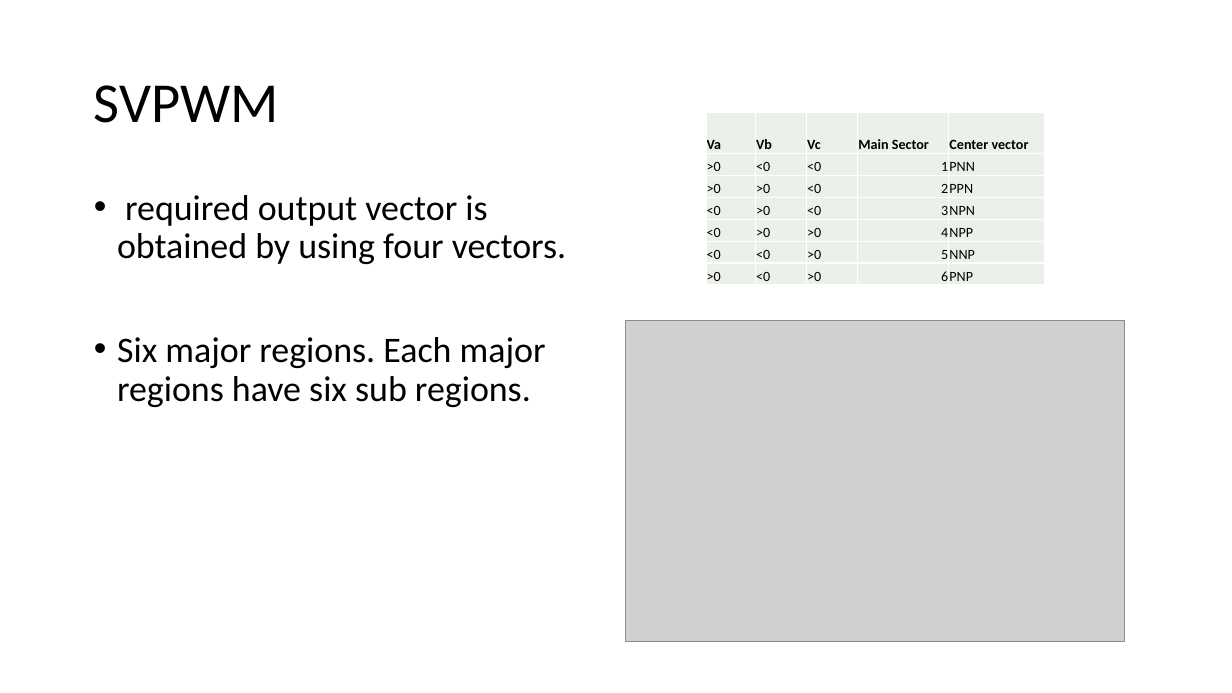
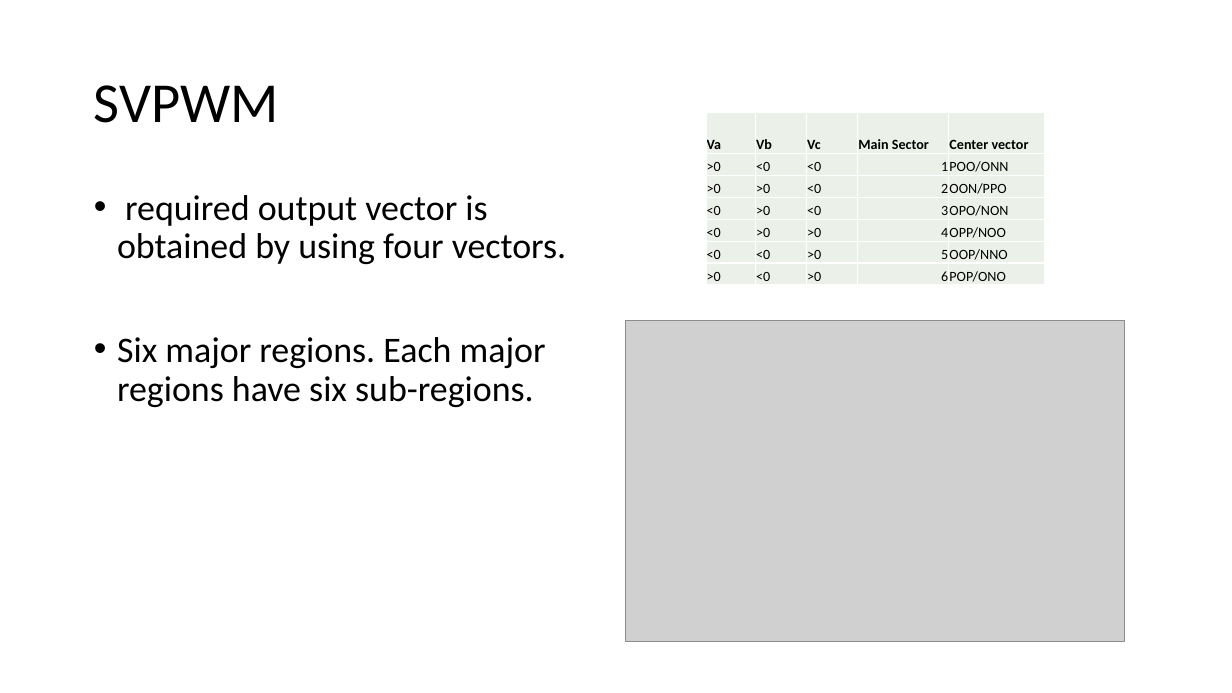
Before and after one commit to ahmetcan-akuz/Thesis, a slide deck: slide 9 of Reports/3-Level NPC Inverter Structure.pptx. Drawn at 1232x693 pixels with LibreOffice and Linux fonts; fonts in the diff are those of the drawing; grey boxes stand for pictures. Boxes give left, top, right and bottom in pixels: in the first picture for what was removed or moved away, otherwise in the second. Text is boxed around its words. In the diff, an @@ line names an element or a change of style, - is before the commit and + after.

Commit message:
SVPWM_tech

```diff
--- a/Reports/3-Level NPC Inverter Structure.pptx
+++ b/Reports/3-Level NPC Inverter Structure.pptx
@@ table at box(706, 113, 1045, 286) @@
-row 2, column 5: PNN
+row 2, column 5: POO/ONN
-row 3, column 5: PPN
+row 3, column 5: OON/PPO
-row 4, column 5: NPN
+row 4, column 5: OPO/NON
-row 5, column 5: NPP
+row 5, column 5: OPP/NOO
-row 6, column 5: NNP
+row 6, column 5: OOP/NNO
-row 7, column 5: PNP
+row 7, column 5: POP/ONO
@@ text at box(117, 337, 546, 407): text changed @@
-• Six major regions. Each major regions have six sub regions.
+• Six major regions. Each major regions have six sub-regions.
```
Also in this commit, not shown: 1 other slide changed, 2 other files.
